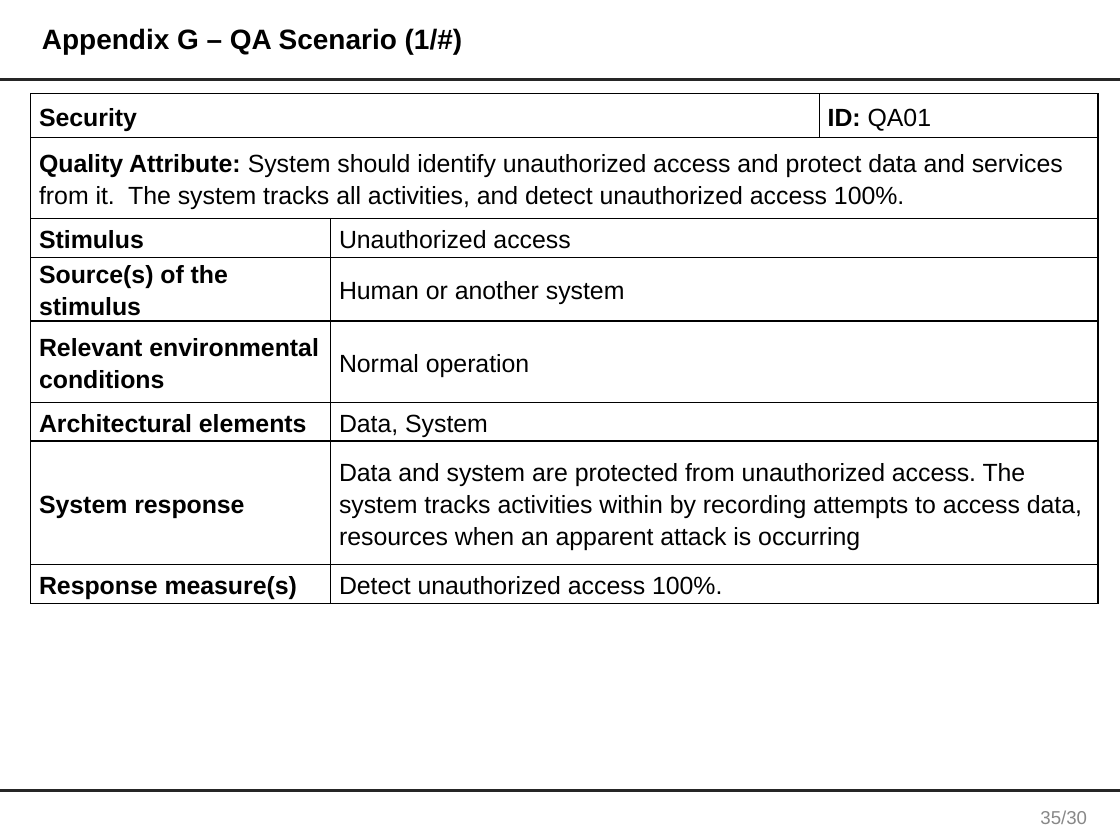
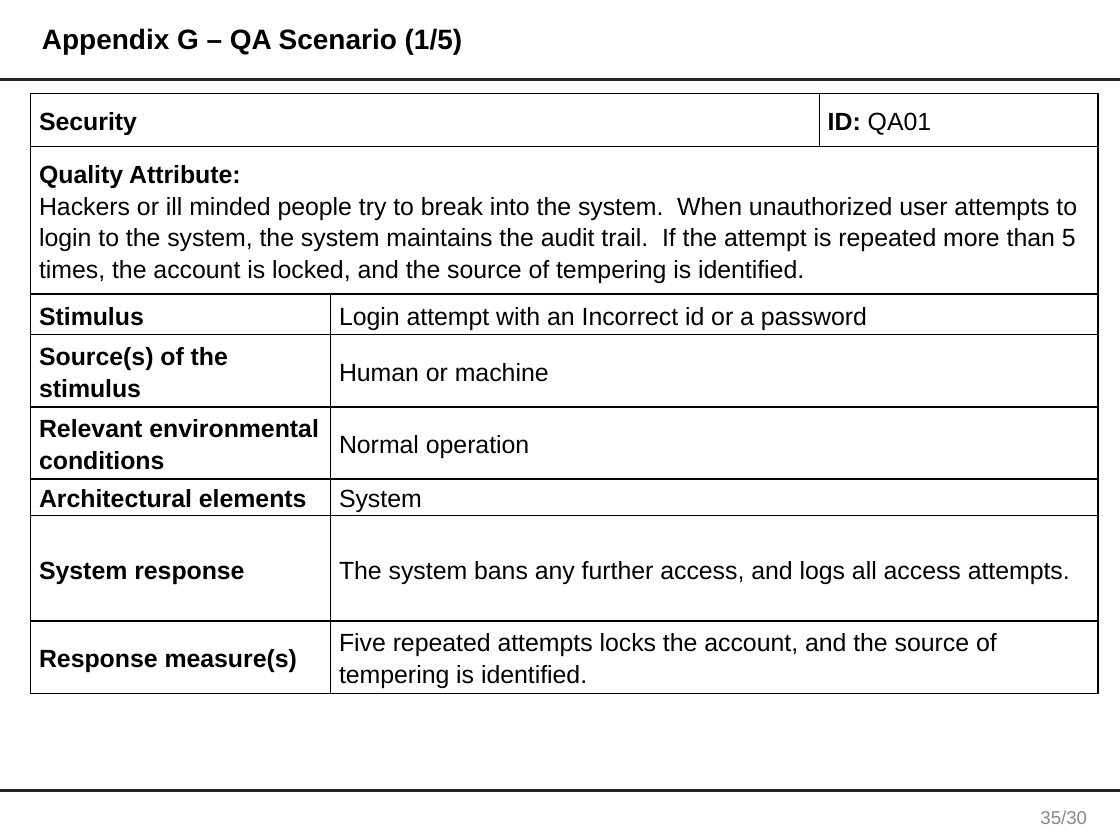
Before and after one commit to junggil/2015_CMU_StudioProject, a slide deck: slide 36 of DOCS/2015-06-24/Team1 Final presentation V0.1.pptx. Drawn at 1120x840 pixels with LibreOffice and Linux fonts; fonts in the diff are those of the drawing. Boxes give left, top, right and bottom in pixels: in the first picture for what was removed or moved away, otherwise in the second. Text is boxed around its words. In the diff, an @@ line names an element or a change of style, - is before the commit and + after.

```diff
--- a/DOCS/2015-06-24/Team1 Final presentation V0.1.pptx
+++ b/DOCS/2015-06-24/Team1 Final presentation V0.1.pptx
@@ title at [42,28,463,54]: text changed @@
-Appendix G – QA Scenario (1/#)
+Appendix G – QA Scenario (1/5)
@@ table at [30,94,1098,693] @@
-row 2, column 1: Quality Attribute: System should identify unauthorized access and protect data and services from it. The system tracks all activities, and detect unauthorized access 100%.
+row 2, column 1: Quality Attribute: / Hackers or ill minded people try to break into the system. When unauthorized user attempts to login to the system, the system maintains the audit trail. If the attempt is repeated more than 5 times, the account is locked, and the source of tempering is identified.
-row 3, column 2: Unauthorized access
+row 3, column 2: Login attempt with an Incorrect id or a password
-row 4, column 2: Human or another system
+row 4, column 2: Human or machine
-row 6, column 2: Data, System
+row 6, column 2: System
-row 7, column 2: Data and system are protected from unauthorized access. The system tracks activities within by recording attempts to access data, resources when an apparent attack is occurring
+row 7, column 2: The system bans any further access, and logs all access attempts.
-row 8, column 2: Detect unauthorized access 100%.
+row 8, column 2: Five repeated attempts locks the account, and the source of tempering is identified.
```
Also in this commit, not shown: 7 other slides changed, 2 slides added.
